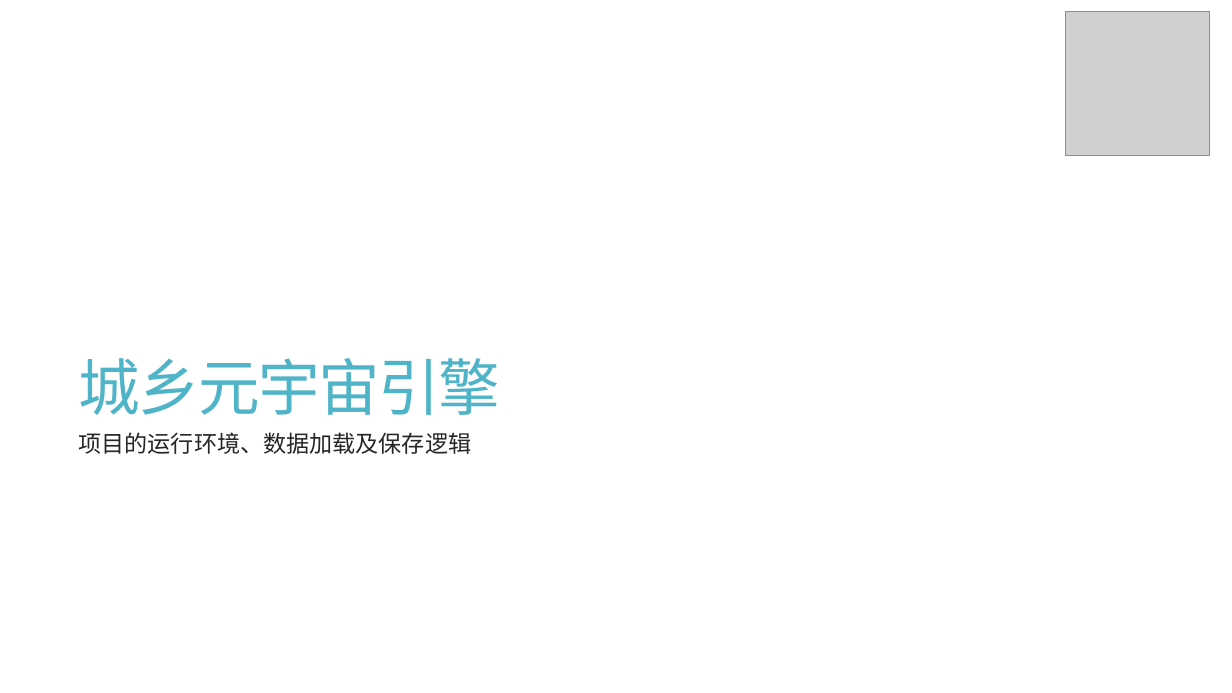
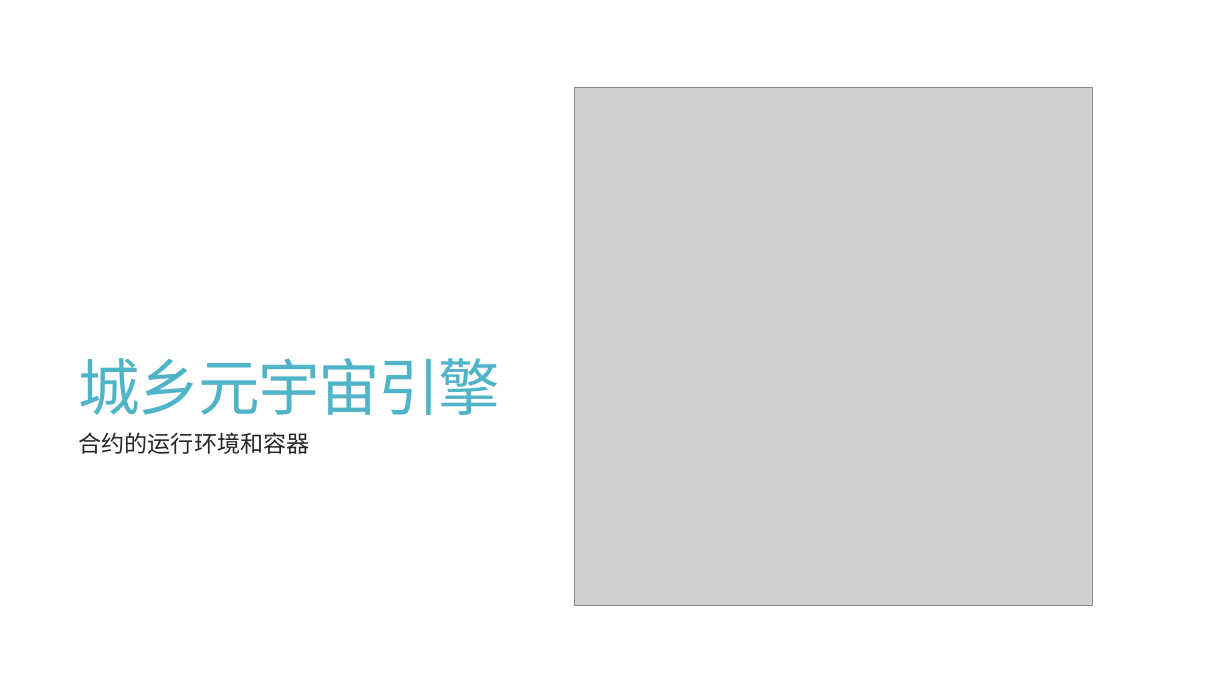
Before and after one commit to calcyu/chainway, a slide deck: slide 28 of Docs/城乡元宇宙服务器.pptx (slide 31 before the commit). Drawn at 1232x693 pixels with LibreOffice and Linux fonts; fonts in the diff are those of the drawing; grey boxes stand for pictures. Boxes give left, top, right and bottom in pixels: in the first picture for what was removed or moved away, otherwise in the second. Text is boxed around its words. In the diff, an @@ line names an element or a change of style, - is before the commit and + after.

```diff
--- a/Docs/城乡元宇宙服务器.pptx
+++ b/Docs/城乡元宇宙服务器.pptx
@@ picture removed at [1067,11,1211,155] @@
@@ picture added at [575,88,1093,606] @@
@@ text at [79,432,310,454]: text changed @@
-项目的运行环境、数据加载及保存逻辑
+合约的运行环境和容器
```
Also in this commit, not shown: 7 other slides changed, 1 slide added, 3 slides removed, 13 other files.
